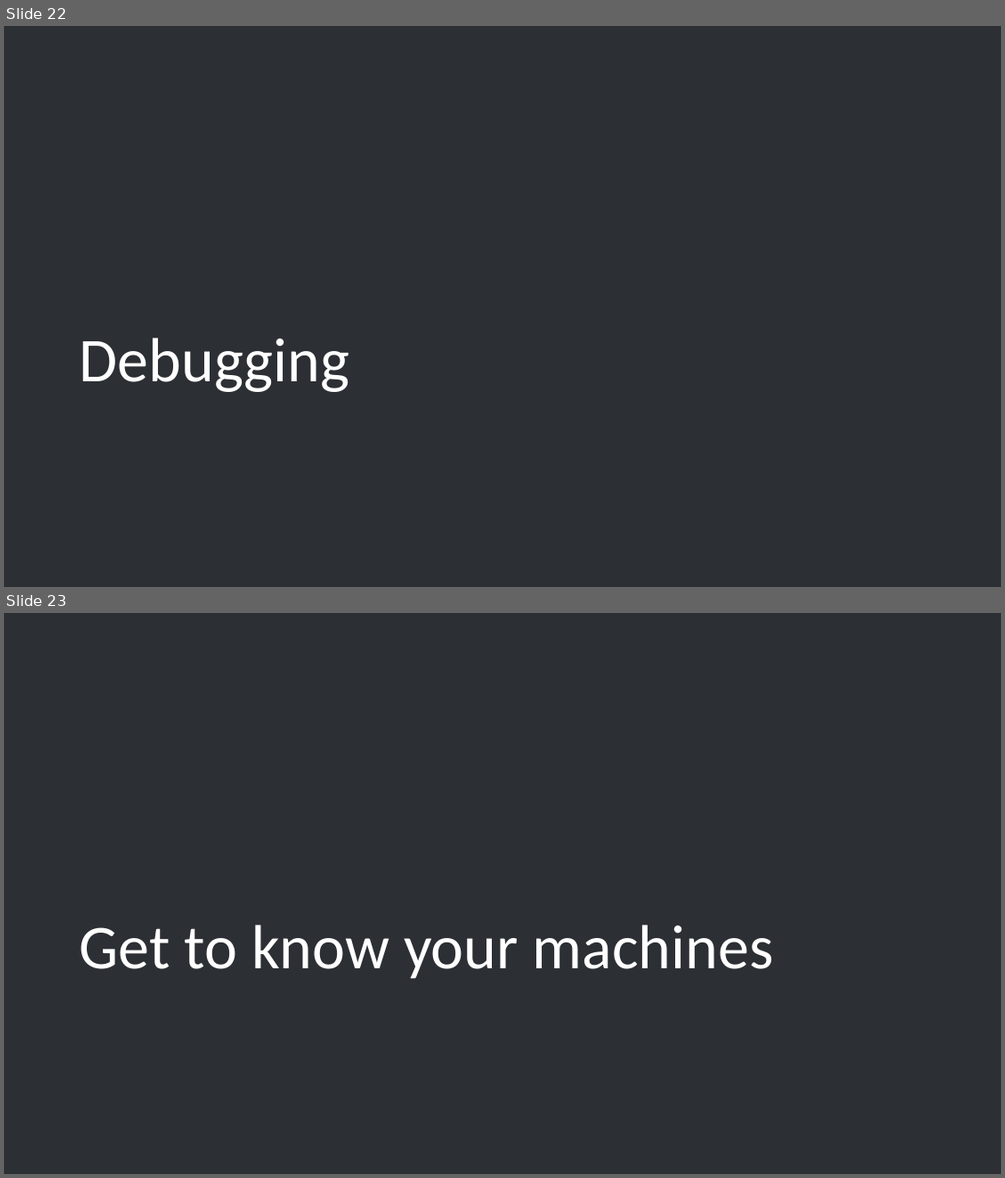
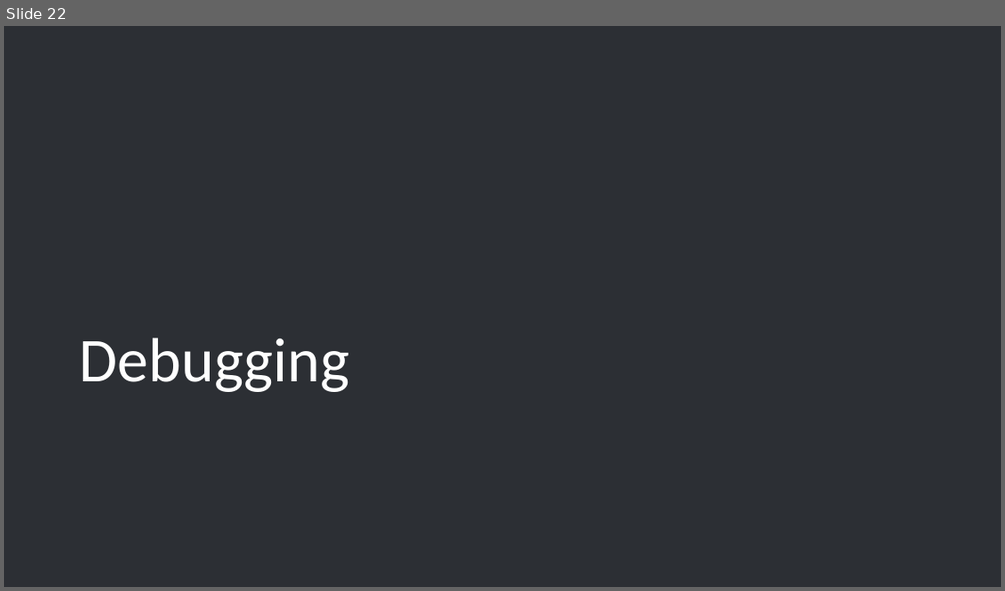
Before and after one commit to trivalleycoders-org/event-doc-and-admin, a slide deck: doc/project-presentations/project-intro-contrib.pptx. Shown one above the other, each under a label of ours: slides 22 and 23 before the commit, slide 22 after it. The pictures are 1005x1178 and 1005x591 pixels, drawn with LibreOffice and Linux fonts; fonts in the diff are those of the drawing; background and template pictures are left out. Boxes give left, top, right and bottom in pixels: in the first picture for what was removed or moved away, otherwise in the second. Text is boxed around its words. In the diff, an @@ line names an element or a change of style, - is before the commit and + after.

```diff
--- a/doc/project-presentations/project-intro-contrib.pptx
+++ b/doc/project-presentations/project-intro-contrib.pptx
@@ slide 23 removed at <box>4,613,1001,1174</box>, background #2C2F34 @@
@@ title removed at <box>80,925,774,979</box> @@
-Get to know your machines
```
Also in this commit, not shown: 5 slides changed, 3 other slides removed, 26 other files.
